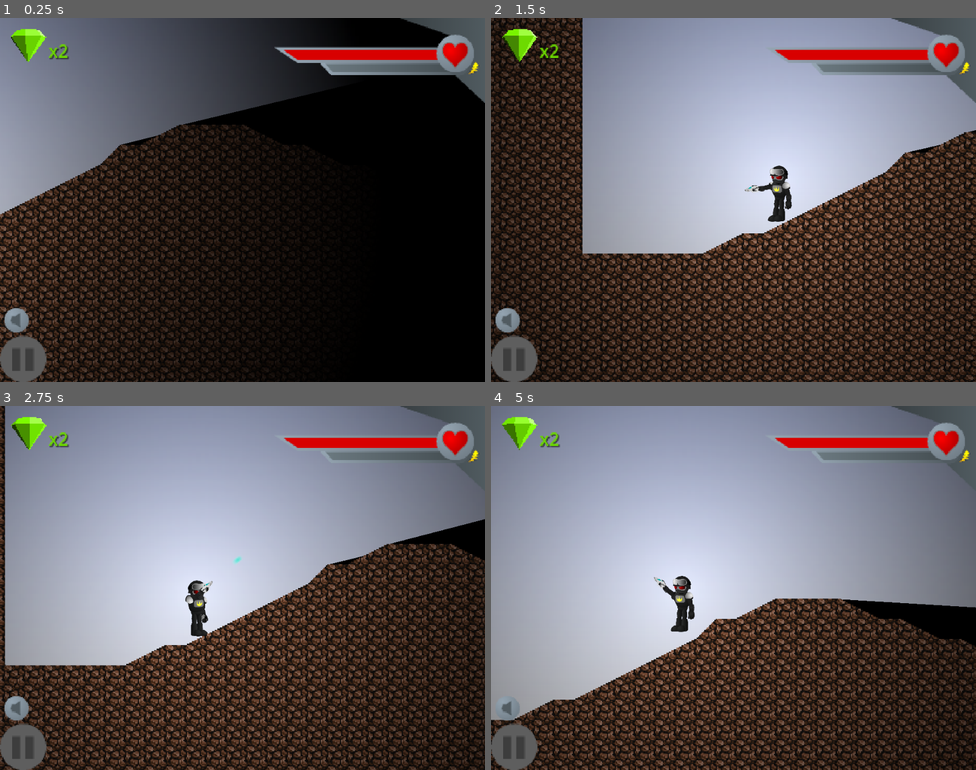
Above: before the commit, frames 1-4 (two rows, left to right).
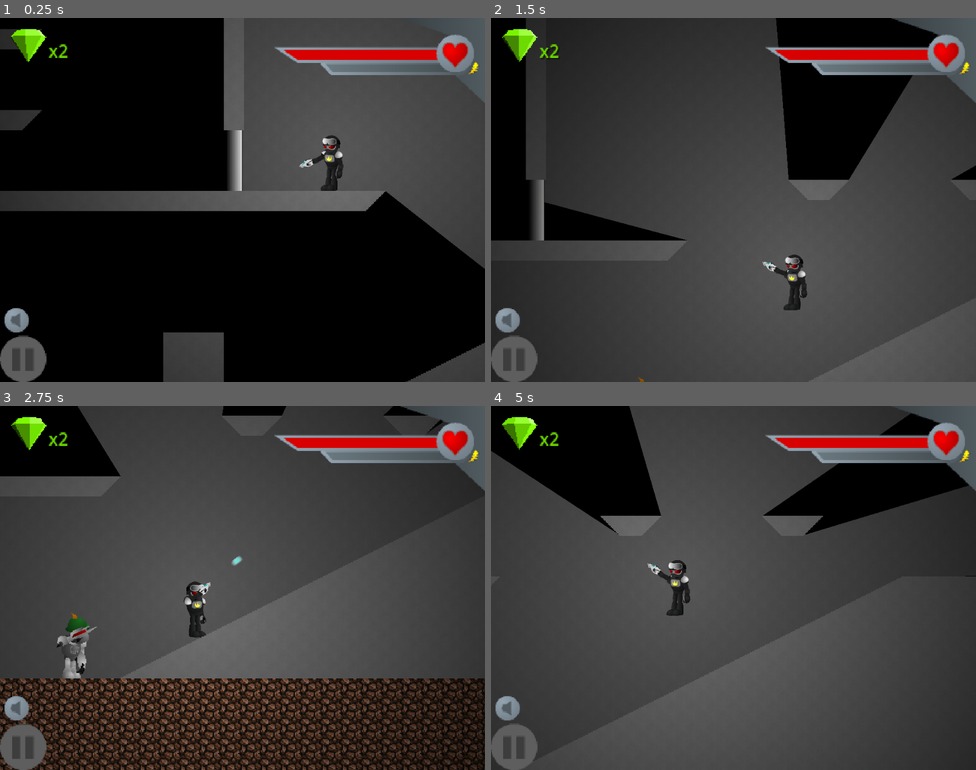
Above: after the commit, the same moments.

Repository: HMI-Studios/Skylands-WFA
Game: Godot game, scene res://scenes/Main.tscn
Same seed, same stepped clock (60 frames per second), same inputs: the game is played once before the commit and once after it. Sound files missing from this copy of the repository are replaced by a short silence.
Inputs (mouse positions are in pixels of both pictures, inside the frame that each line leads up to):
- Up to frame 1 (0.25 s): no input
- Up to frame 2 (1.5 s): tap Enter (ui_accept) at 0.5 s; move the mouse to (840, 181) at 0.52 s; hold Space (shoot) 0.53-1.28 s; hold D (move_right) from 0.53 s (still down); tap W (jump) at 0.77 s; move the mouse to (636, 218) at 1.27 s; tap Space (shoot) at 1.35 s
- Up to frame 3 (2.75 s): tap W (jump) at 1.52 s; move the mouse to (291, 507) at 2.02 s; release D (move_right) at 2.03 s; hold A (move_left) from 2.03 s (still down); hold Space (shoot) from 2.03 s (still down)
- Up to frame 4 (5 s): move the mouse to (709, 660) at 2.77 s; release A (move_left) at 2.78 s; release Space (shoot) at 2.78 s; hold D (move_right) 2.78-4.28 s; tap Space (shoot) at 2.85, 4.35 s; tap W (jump) at 3.02, 3.77, 4.52 s; move the mouse to (879, 642) at 3.52 s; hold Space (shoot) 3.53-4.28 s; move the mouse to (588, 533) at 4.27 s; hold A (move_left) from 4.28 s (still down)

The runs differ from the first frame. In frame 1, 64% of the frame differs, in the area x 0-100%, y 0-100%; in frame 2, 88%; in frame 3, 83%; in frame 4, 93%.
Error after the commit: Invalid assignment of property or key 'position' with value of type 'Vector2' on a base object of type 'null instance'. (res://scripts/Level.gd:28)

Commit message:
improve entity aiming animation

Diff:
--- a/project/scenes/entities/Shoaldier.tscn
+++ b/project/scenes/entities/Shoaldier.tscn
@@ -1,8 +1,9 @@
-[gd_scene load_steps=20 format=3 uid="uid://c24tpnc7epxp0"]
+[gd_scene load_steps=21 format=3 uid="uid://c24tpnc7epxp0"]
 
 [ext_resource type="Script" path="res://scripts/entities/Shoaldier.gd" id="1_5wlpc"]
 [ext_resource type="Texture2D" uid="uid://bql5y3im6lfpd" path="res://assets/shoaldier/arm_far.png" id="1_g5phy"]
 [ext_resource type="Texture2D" uid="uid://bw6cbqpl4j4ut" path="res://assets/shoaldier/hand_far.png" id="2_fcsgq"]
+[ext_resource type="Script" path="res://scripts/entities/BipedRig.gd" id="2_hp4gw"]
 [ext_resource type="Texture2D" uid="uid://xydddgxqydqg" path="res://assets/shoaldier/leg_far.png" id="3_l3dsq"]
 [ext_resource type="Texture2D" uid="uid://csoxd44pgpx8y" path="res://assets/shoaldier/foot_far.png" id="4_eg41d"]
 [ext_resource type="Texture2D" uid="uid://bwl60os18wmov" path="res://assets/shoaldier/torso.png" id="5_w0xcr"]
@@ -325,15 +326,18 @@
 
 [node name="Rig" type="Node2D" parent="."]
 position = Vector2(0, -2.61901)
+script = ExtResource("2_hp4gw")
 
 [node name="Far Arm" type="Sprite2D" parent="Rig"]
 show_behind_parent = true
 position = Vector2(13, -12.1429)
+scale = Vector2(1, 1)
 texture = ExtResource("1_g5phy")
 offset = Vector2(0, 4)
 
 [node name="Far Hand" type="Sprite2D" parent="Rig"]
 position = Vector2(13, -1.1429)
+scale = Vector2(1, 1)
 texture = ExtResource("2_fcsgq")
 offset = Vector2(-2, 11)
 
@@ -398,12 +402,14 @@
 [node name="Near Arm" type="Sprite2D" parent="Rig"]
 position = Vector2(-9, -15.1429)
 rotation = -0.0398524
+scale = Vector2(1, 1)
 texture = ExtResource("11_egsml")
 offset = Vector2(0, 3)
 
 [node name="Near Hand" type="Sprite2D" parent="Rig"]
 position = Vector2(-8, -4.14291)
 rotation = -0.155555
+scale = Vector2(1, 1)
 texture = ExtResource("12_1n1wc")
 offset = Vector2(-2, 11)
 
--- a/project/scenes/levels/TileTest.tscn
+++ b/project/scenes/levels/TileTest.tscn
@@ -144,18 +144,18 @@
 position = Vector2(264, 47)
 
 [node name="Shoaldier3" parent="Entities" instance=ExtResource("2_b037t")]
-position = Vector2(-462, 46)
+position = Vector2(-352, 48)
 
 [node name="Hitboxes" type="TileMap" parent="."]
 light_mask = 2
 z_index = 1
 tile_set = SubResource("TileSet_vag4k")
 format = 2
-layer_0/tile_data = PackedInt32Array(196616, 65536, 0, 13108 …(18915 unchanged characters)… 3188, 0, 0, 327652, 0, 0, 327653, 0, 0, 262117, 0, 0, 196581, 0, 0, 131045, 0, 0, 65509, 0, 0, 65510, 0, 0, 131046, 0, 0, 196582, 0, 0, 262118, 0, 0, 327654, 0, 0, 393190, 0, 0, 393189, 0, 0, 458725, 0, 0, 524261, 0, 0, 589797, 0, 0, 655333, 0, 0, 720869, 0, 0, 786405, 0, 0, 851941, 0, 0, 917477, 0, 0, 983013, 0, 0, 1048549, 0, 0, 1114085, 0, 0, 1179621, 0, 0, 1245157, 0, 0, 1310693, 0, 0, 1376229, 0, 0, 1376230, 0, 0, 1310694, 0, 0, 1245158, 0, 0, 1179622, 0, 0, 1114086, 0, 0, 1048550, 0, 0, 983014, 0, 0, 917478, 0, 0, 851942, 0, 0, 786406, 0, 0, 720870, 0, 0, 655334, 0, 0, 589798, 0, 0, 524262, 0, 0, 458726, 0, 0, 458727, 0, 0, 393191, 0, 0, 327655, 0, 0, 262119, 0, 0, 196583, 0, 0, 131047, 0, 0, 65511, 0, 0, 327656, 0, 0, 393192, 0, 0, 4587 …(43611 unchanged characters)…
+layer_0/tile_data = PackedInt32Array(196616, 65536, 0, 13108 …(18915 unchanged characters)… 3188, 0, 0, 327652, 0, 0, 327653, 0, 0, 327654, 0, 0, 393190, 0, 0, 393189, 0, 0, 458725, 0, 0, 524261, 0, 0, 589797, 0, 0, 655333, 0, 0, 720869, 0, 0, 786405, 0, 0, 851941, 0, 0, 917477, 0, 0, 983013, 0, 0, 1048549, 0, 0, 1114085, 0, 0, 1179621, 0, 0, 1245157, 0, 0, 1310693, 0, 0, 1376229, 0, 0, 1376230, 0, 0, 1310694, 0, 0, 1245158, 0, 0, 1179622, 0, 0, 1114086, 0, 0, 1048550, 0, 0, 983014, 0, 0, 917478, 0, 0, 851942, 0, 0, 786406, 0, 0, 720870, 0, 0, 655334, 0, 0, 589798, 0, 0, 524262, 0, 0, 458726, 0, 0, 458727, 0, 0, 393191, 0, 0, 327655, 0, 0, 327656, 0, 0, 393192, 0, 0, 4587 …(43611 unchanged characters)…
 
 [node name="Spawn" type="Node2D" parent="."]
 unique_name_in_owner = true
-position = Vector2(-1141, 59)
+position = Vector2(262, -125)
 
 [node name="Door1" parent="." instance=ExtResource("3_shker")]
 unique_name_in_owner = true
--- a/project/scripts/Level.gd
+++ b/project/scripts/Level.gd
@@ -23,6 +23,9 @@
     var scene = load("res://scenes/levels/%s.tscn" % path)
     level = scene.instantiate()
     add_child(level)
+    var spawn = get_spawn_pos()
+    %Player.position = spawn
+    %Camera.position = spawn
 
 
 func get_spawn_pos():
--- /dev/null
+++ b/project/scripts/entities/BipedRig.gd
@@ -0,0 +1,89 @@
+extends Node2D
+
+
+var facing_right = true
+var facing_angle
+
+
+@onready var entity = get_parent()
+@onready var animation_player = get_node("AnimationPlayer")
+var near_arm
+var near_hand
+var near_hand_remote
+var far_arm
+var far_hand
+var far_hand_remote
+
+
+@export var aim_speed = 3
+
+
+func _ready():
+    near_arm = get_node("Torso/RemoteNearArm")
+    near_hand_remote = get_node("Torso/RemoteNearArm/RemoteNearHand")
+    near_hand = get_node("Near Hand")
+    far_arm = get_node("Torso/RemoteFarArm")
+    far_hand_remote = get_node("Torso/RemoteFarArm/RemoteFarHand")
+    far_hand = get_node("Far Hand")
+
+
+func update_direction(vec):
+    facing_angle = vec.angle()
+    var new_facing_right = rad_to_deg(abs(facing_angle)) <= 90
+
+    if new_facing_right != facing_right:
+        var swap = near_arm.rotation
+        near_arm.rotation = far_arm.rotation
+        far_arm.rotation = swap
+
+    facing_right = new_facing_right
+    if facing_right:
+        scale.x = 1
+    else:
+        scale.x = -1
+
+
+func aim_at(delta, pos):
+    var look_vec = pos - entity.global_position
+    var aim_angle = facing_angle
+    var aim_vec = look_vec.normalized()
+    var return_vec
+
+    if facing_right:
+        if look_vec.length() > 22:
+            aim_vec = (pos - near_hand.global_position).normalized()
+            aim_angle = aim_vec.angle()
+        var diff = (aim_angle - PI/2) - near_arm.rotation
+        print(diff)
+        diff = fmod(diff + PI, PI*2) - PI
+        print(diff, ' ', aim_angle, ' ', near_arm.rotation)
+        if abs(diff) > aim_speed * delta:
+            print(aim_speed * delta * sign(diff))
+            near_arm.rotation += aim_speed * delta * sign(diff)
+            return_vec = Vector2(0, 1).rotated(near_arm.rotation)
+        else:
+            near_arm.rotation += diff
+            return_vec = aim_vec
+        print(rad_to_deg(near_arm.rotation))
+        far_arm.rotation = 0
+        near_hand.rotation = 0.1
+    else:
+        if look_vec.length() > 22:
+            aim_vec = (pos - far_hand.global_position).normalized()
+            aim_angle = aim_vec.angle()
+        var diff = (-aim_angle + PI/2) - far_arm.rotation
+        diff = fmod(diff + PI, PI*2) - PI
+        print(rad_to_deg(diff), ' ', rad_to_deg(aim_angle), ' ', rad_to_deg(far_arm.rotation))
+        if abs(diff) > aim_speed * delta:
+            far_arm.rotation += aim_speed * delta * sign(diff)
+            return_vec = Vector2(0, 1).rotated(far_arm.rotation)
+        else:
+            far_arm.rotation += diff
+            return_vec = aim_vec
+        print(rad_to_deg(far_arm.rotation))
+        near_arm.rotation = 0
+        far_hand.rotation = 0.1
+
+    if return_vec != aim_vec:
+        return null
+    return return_vec
--- a/project/scripts/entities/Shoaldier.gd
+++ b/project/scripts/entities/Shoaldier.gd
@@ -8,31 +8,18 @@
 var cooldown = 1
 
 @onready var rig = get_node("Rig")
-@onready var animation_player = get_node("Rig/AnimationPlayer")
-var near_arm
-var near_hand
-var near_hand_remote
-var far_arm
-var far_hand
-var far_hand_remote
 var gun_hand
 
 var is_gun_in_right_hand
 
 func _ready():
-    near_arm = rig.get_node("Torso/RemoteNearArm")
-    near_hand_remote = rig.get_node("Torso/RemoteNearArm/RemoteNearHand")
-    near_hand = rig.get_node("Near Hand")
-    far_arm = rig.get_node("Torso/RemoteFarArm")
-    far_hand_remote = rig.get_node("Torso/RemoteFarArm/RemoteFarHand")
-    far_hand = rig.get_node("Far Hand")
     gun_hand = rig.get_node('Gun Hand')
 
     HP = 10
     rig.remove_child(gun_hand)
-    near_arm.get_node(near_arm.remote_path).add_child(gun_hand)
-    near_hand.hide()
-    near_hand_remote.remote_path = gun_hand.get_path()
+    rig.near_arm.get_node(rig.near_arm.remote_path).add_child(gun_hand)
+    rig.near_hand.hide()
+    rig.near_hand_remote.remote_path = gun_hand.get_path()
     gun_hand.show()
     is_gun_in_right_hand = true
 
@@ -55,12 +42,12 @@
 #        velocity.x = move_toward(velocity.x, 0, SPEED)
 
     if %LineOfSight.is_player_in_sight():
-        if animation_player.is_playing():
-            animation_player.stop()
-        handle_gun()
+        if rig.animation_player.is_playing():
+            rig.animation_player.stop()
+        handle_gun(delta)
     else:
-        if not animation_player.is_playing():
-            animation_player.play("Idle")
+        if not rig.animation_player.is_playing():
+            rig.animation_player.play("Idle")
 
     super._physics_process(delta)
 
@@ -76,44 +63,28 @@
         get_node('/root/Main/World').add_child(bullet)
 
 
-func handle_gun():
-    var mouse_pos = player.global_position
-    var look_vec = mouse_pos - global_position
-    var facing_angle = look_vec.angle()
-    var aim_angle = facing_angle
-    var aim_vec = look_vec.normalized()
-    var facing_right = rad_to_deg(abs(facing_angle)) <= 90
-    if facing_right:
-        if look_vec.length() > 22:
-            aim_vec = (mouse_pos - near_hand.global_position).normalized()
-            aim_angle = aim_vec.angle()
-        rig.scale.x = 1
-        far_arm.rotation = 0
-        near_arm.rotation = aim_angle - PI/2
-        near_hand.rotation = 0.1
+func handle_gun(delta):
+    rig.update_direction(player.global_position - global_position)
+    if rig.facing_right:
         if !is_gun_in_right_hand:
-            far_arm.get_node(far_arm.remote_path).remove_child(gun_hand)
-            near_arm.get_node(near_arm.remote_path).add_child(gun_hand)
-            far_hand_remote.remote_path = far_hand.get_path()
-            far_hand.show()
-            near_hand.hide()
-            near_hand_remote.remote_path = gun_hand.get_path()
+            rig.far_arm.get_node(rig.far_arm.remote_path).remove_child(gun_hand)
+            rig.near_arm.get_node(rig.near_arm.remote_path).add_child(gun_hand)
+            rig.far_hand_remote.remote_path = rig.far_hand.get_path()
+            rig.far_hand.show()
+            rig.near_hand.hide()
+            rig.near_hand_remote.remote_path = gun_hand.get_path()
             is_gun_in_right_hand = true
     else:
-        if look_vec.length() > 22:
-            aim_vec = (mouse_pos - far_hand.global_position).normalized()
-            aim_angle = aim_vec.angle()
-        rig.scale.x = -1
-        near_arm.rotation = 0
-        far_arm.rotation = -aim_angle + PI/2
-        far_hand.rotation = 0.1
         if is_gun_in_right_hand:
-            near_arm.get_node(near_arm.remote_path).remove_child(gun_hand)
-            far_arm.get_node(far_arm.remote_path).add_child(gun_hand)
-            near_hand_remote.remote_path = near_hand.get_path()
-            near_hand.show()
-            far_hand.hide()
-            far_hand_remote.remote_path = gun_hand.get_path()
+            rig.near_arm.get_node(rig.near_arm.remote_path).remove_child(gun_hand)
+            rig.far_arm.get_node(rig.far_arm.remote_path).add_child(gun_hand)
+            rig.near_hand_remote.remote_path = rig.near_hand.get_path()
+            rig.near_hand.show()
+            rig.far_hand.hide()
+            rig.far_hand_remote.remote_path = gun_hand.get_path()
             is_gun_in_right_hand = false
 
-    shoot(aim_vec)
+    var aim_vec = rig.aim_at(delta, player.global_position)
+    if aim_vec:
+        pass
+#        shoot(aim_vec)
